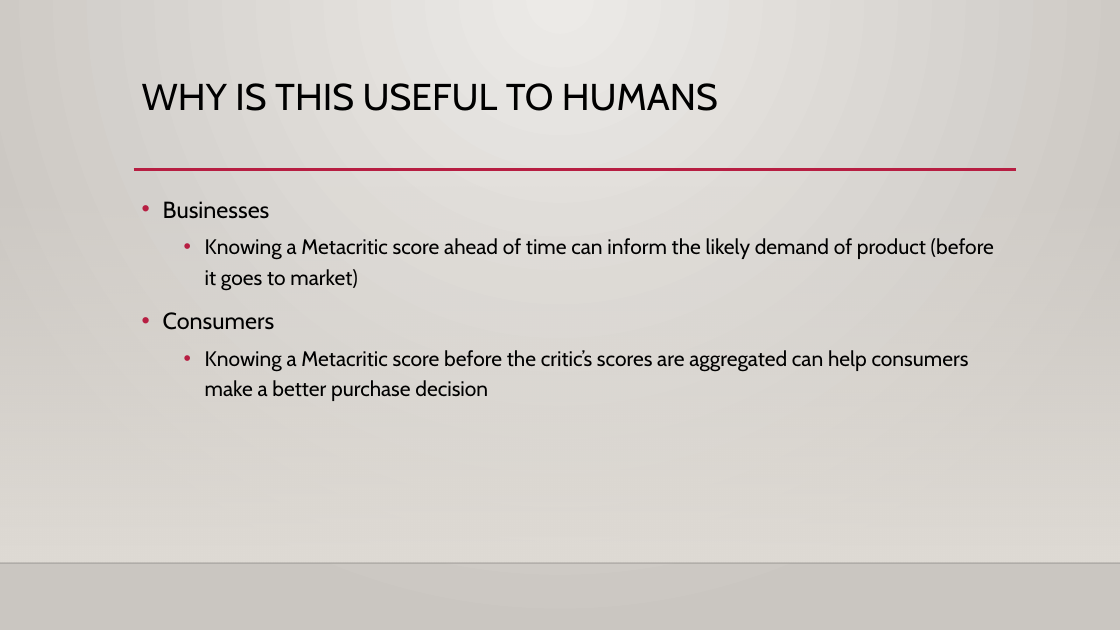
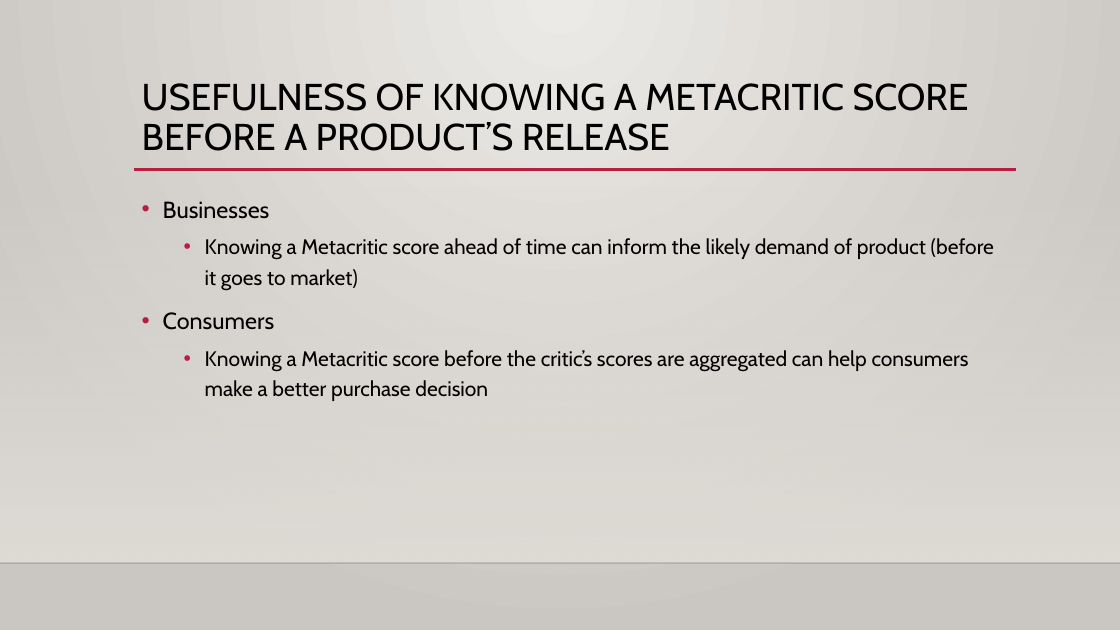
Before and after one commit to amspies/cse408, a slide deck: slide 3 of Project_3_Proposal.pptx. Drawn at 1120x630 pixels with LibreOffice and Linux fonts; fonts in the diff are those of the drawing; background and template pictures are left out. Boxes give left, top, right and bottom in pixels: in the first picture for what was removed or moved away, otherwise in the second. Text is boxed around its words. In the diff, an @@ line names an element or a change of style, - is before the commit and + after.

```diff
--- a/Project_3_Proposal.pptx
+++ b/Project_3_Proposal.pptx
@@ title at [142, 83, 969, 151]: text changed @@
-WHY IS THIS USEFUL TO HUMANS
+USEFULNESS OF KNOWING A METACRITIC SCORE BEFORE A PRODUCT’S RELEASE
```
Also in this commit, not shown: 4 other slides changed, 8 slides added, 2 slides removed, 3 other files.
